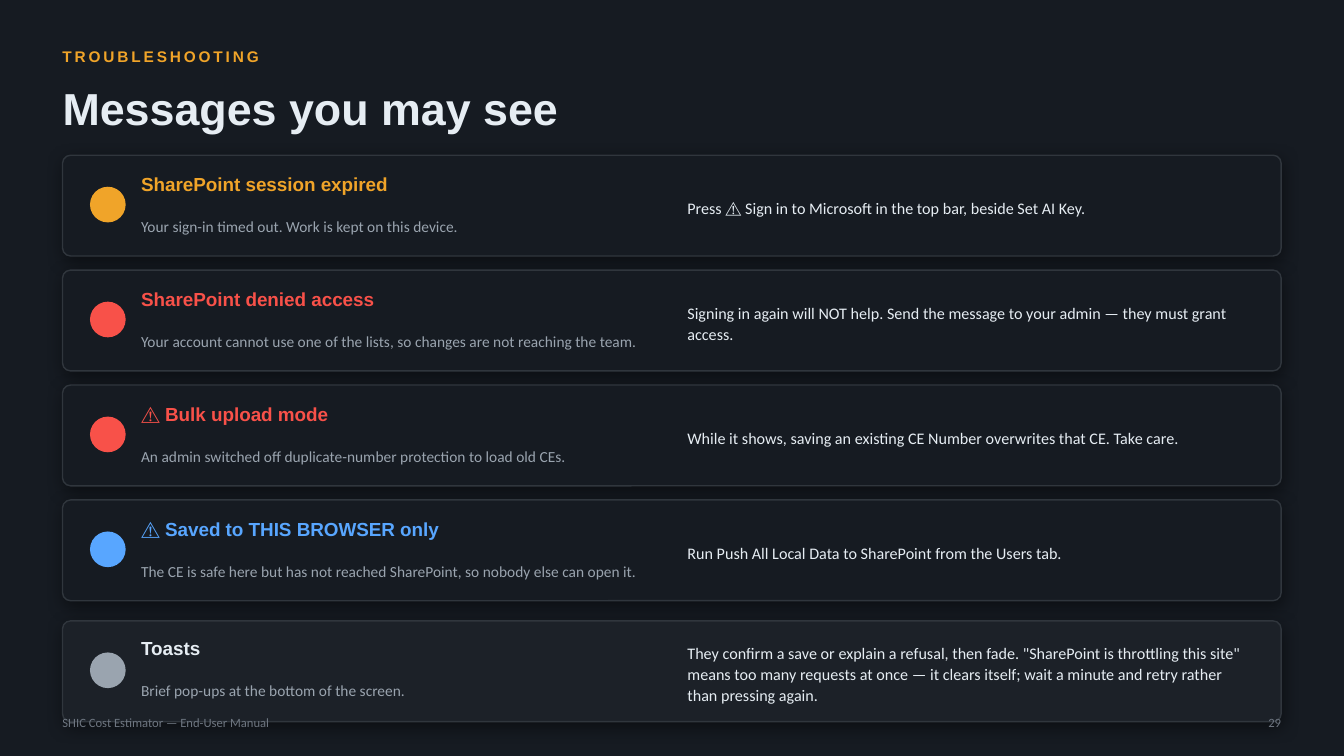
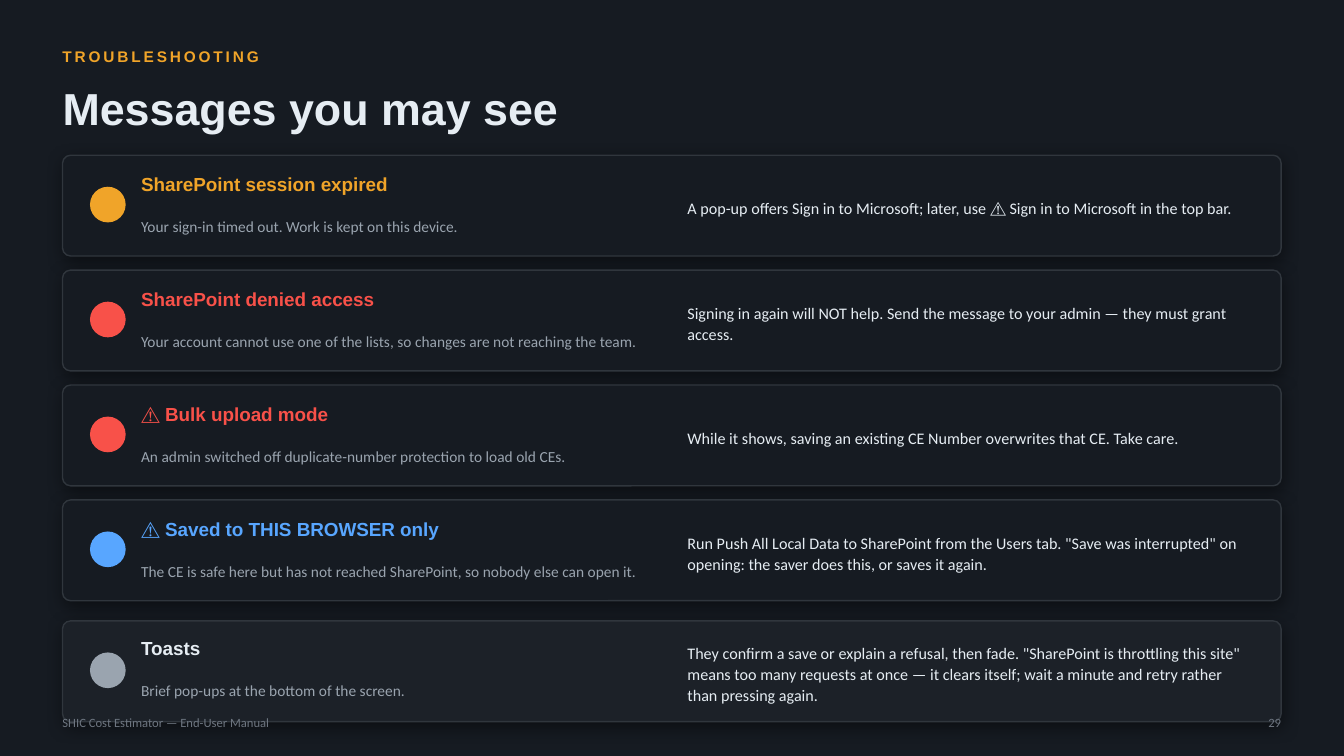
Before and after one commit to SYNERCORE/CostEstimation, a slide deck: slide 29 of docs/SHIC-Cost-Estimator-User-Manual.pptx. Drawn at 1344x756 pixels with LibreOffice and Linux fonts; fonts in the diff are those of the drawing. Boxes give left, top, right and bottom in pixels: in the first picture for what was removed or moved away, otherwise in the second. Text is boxed around its words. In the diff, an @@ line names an element or a change of style, - is before the commit and + after.

```diff
--- a/docs/SHIC-Cost-Estimator-User-Manual.pptx
+++ b/docs/SHIC-Cost-Estimator-User-Manual.pptx
@@ text at [687,203,1231,217]: text changed @@
-Press ⚠ Sign in to Microsoft in the top bar, beside Set AI Key.
+A pop-up offers Sign in to Microsoft; later, use ⚠ Sign in to Microsoft in the top bar.
@@ text at [687,538,1237,573]: text changed @@
-Run Push All Local Data to SharePoint from the Users tab.
+Run Push All Local Data to SharePoint from the Users tab. "Save was interrupted" on opening: the saver does this, or saves it again.
```
Also in this commit, not shown: 6 other slides changed, 1 slide added.
